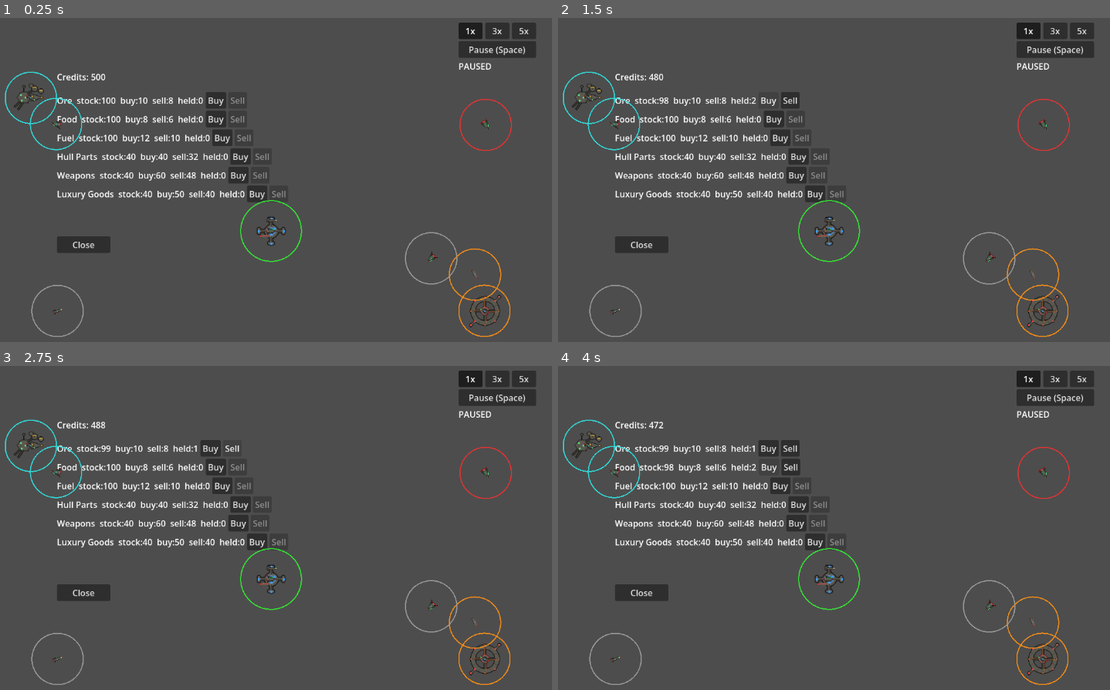
Above: before the commit, frames 1-4 (two rows, left to right).
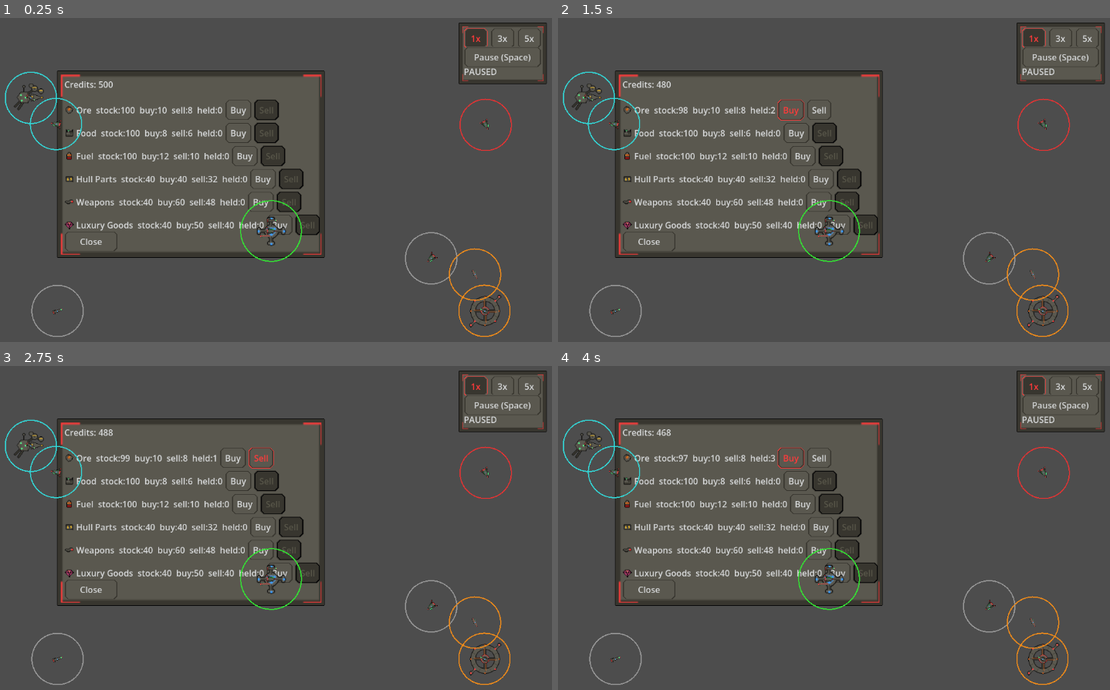
Above: after the commit, the same moments.

Repository: darthlemi/SpaceGame
Game: Godot game, scene res://scenes/campaign/campaign_scene.tscn
Same seed, same stepped clock (60 frames per second), same inputs: the game is played once before the commit and once after it.
Inputs:
- Up to frame 1 (0.25 s): no input
- Up to frame 2 (1.5 s): click "Buy" at 0.5 s; click "Buy" at 1.25 s
- Up to frame 3 (2.75 s): click "Sell" at 2 s
- Up to frame 4 (4 s): click "Buy" at 2.75 s; click "Buy" at 3.5 s

The runs differ from the first frame. In frame 1, 11% of the frame differs, in the area x 10-100%, y 1-75%; in frame 2, 11%; in frame 3, 11%; in frame 4, 11%.

Commit message:
Add pixel-art UI theme: panel chrome, buttons, and commodity icons
Trade, Loot, Speed Controls, and Game Over panels were plain default-
theme Godot controls with no background at all. Adds a shared Theme
(double-border panel frame + chamfered-bracket buttons, red accent,
built with pxl in the locked noir palette) applied project-wide, plus
a per-commodity icon shown on each Trade/Loot row.

Co-Authored-By: Claude Sonnet 5 <noreply@anthropic.com>

Diff:
--- /dev/null
+++ b/assets/ui/theme.tres
@@ -0,0 +1,57 @@
+[gd_resource type="Theme" load_steps=7 format=3]
+
+[ext_resource type="Texture2D" path="res://assets/sprites/ui/panel_frame.png" id="1"]
+[ext_resource type="Texture2D" path="res://assets/sprites/ui/button_normal.png" id="2"]
+[ext_resource type="Texture2D" path="res://assets/sprites/ui/button_hover.png" id="3"]
+[ext_resource type="Texture2D" path="res://assets/sprites/ui/button_pressed.png" id="4"]
+[ext_resource type="Texture2D" path="res://assets/sprites/ui/button_disabled.png" id="5"]
+
+[sub_resource type="StyleBoxTexture" id="StyleBoxTexture_panel"]
+texture = ExtResource("1")
+texture_margin_left = 7.0
+texture_margin_top = 7.0
+texture_margin_right = 7.0
+texture_margin_bottom = 7.0
+
+[sub_resource type="StyleBoxTexture" id="StyleBoxTexture_btn_normal"]
+texture = ExtResource("2")
+texture_margin_left = 10.0
+texture_margin_top = 8.0
+texture_margin_right = 10.0
+texture_margin_bottom = 8.0
+
+[sub_resource type="StyleBoxTexture" id="StyleBoxTexture_btn_hover"]
+texture = ExtResource("3")
+texture_margin_left = 10.0
+texture_margin_top = 8.0
+texture_margin_right = 10.0
+texture_margin_bottom = 8.0
+
+[sub_resource type="StyleBoxTexture" id="StyleBoxTexture_btn_pressed"]
+texture = ExtResource("4")
+texture_margin_left = 10.0
+texture_margin_top = 8.0
+texture_margin_right = 10.0
+texture_margin_bottom = 8.0
+
+[sub_resource type="StyleBoxTexture" id="StyleBoxTexture_btn_disabled"]
+texture = ExtResource("5")
+texture_margin_left = 10.0
+texture_margin_top = 8.0
+texture_margin_right = 10.0
+texture_margin_bottom = 8.0
+
+[resource]
+Panel/styles/panel = SubResource("StyleBoxTexture_panel")
+Button/styles/normal = SubResource("StyleBoxTexture_btn_normal")
+Button/styles/hover = SubResource("StyleBoxTexture_btn_hover")
+Button/styles/pressed = SubResource("StyleBoxTexture_btn_pressed")
+Button/styles/hover_pressed = SubResource("StyleBoxTexture_btn_pressed")
+Button/styles/disabled = SubResource("StyleBoxTexture_btn_disabled")
+Button/styles/focus = SubResource("StyleBoxTexture_btn_hover")
+Button/colors/font_color = Color(0.847059, 0.854902, 0.858824, 1)
+Button/colors/font_hover_color = Color(1, 0.231373, 0.231373, 1)
+Button/colors/font_pressed_color = Color(1, 0.231373, 0.231373, 1)
+Button/colors/font_hover_pressed_color = Color(1, 0.231373, 0.231373, 1)
+Button/colors/font_disabled_color = Color(0.345098, 0.337255, 0.286275, 1)
+Label/colors/font_color = Color(0.847059, 0.854902, 0.858824, 1)
--- a/project.godot
+++ b/project.godot
@@ -21,6 +21,10 @@
 [autoload]
 
 CampaignState="*res://scripts/campaign/campaign_state.gd"
+
+[gui]
+
+theme/custom="res://assets/ui/theme.tres"
 
 [input]
 
--- a/scenes/campaign/loot_panel.tscn
+++ b/scenes/campaign/loot_panel.tscn
@@ -10,13 +10,20 @@
 mouse_filter = 2
 script = ExtResource("1")
 
+[node name="Background" type="Panel" parent="."]
+offset_right = 500.0
+offset_bottom = 350.0
+mouse_filter = 2
+
 [node name="RowsContainer" type="VBoxContainer" parent="."]
-offset_top = 0.0
-offset_right = 500.0
-offset_bottom = 300.0
+offset_left = 14.0
+offset_top = 14.0
+offset_right = 486.0
+offset_bottom = 286.0
 
 [node name="CloseButton" type="Button" parent="."]
-offset_top = 310.0
-offset_right = 100.0
-offset_bottom = 340.0
+offset_left = 14.0
+offset_top = 300.0
+offset_right = 114.0
+offset_bottom = 330.0
 text = "Close"
--- a/scenes/campaign/trade_panel.tscn
+++ b/scenes/campaign/trade_panel.tscn
@@ -10,18 +10,26 @@
 mouse_filter = 2
 script = ExtResource("1")
 
+[node name="Background" type="Panel" parent="."]
+offset_right = 500.0
+offset_bottom = 350.0
+mouse_filter = 2
+
 [node name="CreditsLabel" type="Label" parent="."]
-offset_top = 0.0
-offset_right = 300.0
-offset_bottom = 30.0
+offset_left = 14.0
+offset_top = 14.0
+offset_right = 314.0
+offset_bottom = 44.0
 
 [node name="RowsContainer" type="VBoxContainer" parent="."]
-offset_top = 40.0
-offset_right = 500.0
-offset_bottom = 300.0
+offset_left = 14.0
+offset_top = 54.0
+offset_right = 486.0
+offset_bottom = 286.0
 
 [node name="CloseButton" type="Button" parent="."]
-offset_top = 310.0
-offset_right = 100.0
-offset_bottom = 340.0
+offset_left = 14.0
+offset_top = 300.0
+offset_right = 114.0
+offset_bottom = 330.0
 text = "Close"
--- a/scenes/ui/game_over.tscn
+++ b/scenes/ui/game_over.tscn
@@ -3,12 +3,37 @@
 [ext_resource type="Script" path="res://scripts/ui/game_over.gd" id="1"]
 
 [node name="GameOver" type="Control"]
+anchor_right = 1.0
+anchor_bottom = 1.0
 script = ExtResource("1")
 
+[node name="Dim" type="ColorRect" parent="."]
+anchor_right = 1.0
+anchor_bottom = 1.0
+color = Color(0, 0, 0, 0.6)
+mouse_filter = 2
+
+[node name="Background" type="Panel" parent="."]
+anchor_left = 0.5
+anchor_top = 0.5
+anchor_right = 0.5
+anchor_bottom = 0.5
+offset_left = -210.0
+offset_top = -80.0
+offset_right = 210.0
+offset_bottom = 80.0
+mouse_filter = 2
+
 [node name="Label" type="Label" parent="."]
-offset_left = 450.0
-offset_top = 280.0
-offset_right = 750.0
-offset_bottom = 340.0
+anchor_left = 0.5
+anchor_top = 0.5
+anchor_right = 0.5
+anchor_bottom = 0.5
+offset_left = -150.0
+offset_top = -24.0
+offset_right = 150.0
+offset_bottom = 24.0
+horizontal_alignment = 1
+vertical_alignment = 1
 theme_override_font_sizes/font_size = 48
 text = "Game Over"
--- a/scenes/ui/speed_controls.tscn
+++ b/scenes/ui/speed_controls.tscn
@@ -7,53 +7,58 @@
 [node name="SpeedControls" type="Control"]
 offset_left = 950.0
 offset_top = 10.0
-offset_right = 1150.0
-offset_bottom = 80.0
+offset_right = 1115.0
+offset_bottom = 125.0
 mouse_filter = 2
 script = ExtResource("1")
 
+[node name="Background" type="Panel" parent="."]
+offset_right = 165.0
+offset_bottom = 115.0
+mouse_filter = 2
+
 [node name="Speed1xButton" type="Button" parent="."]
-offset_left = 0.0
-offset_top = 0.0
-offset_right = 45.0
-offset_bottom = 30.0
+offset_left = 10.0
+offset_top = 10.0
+offset_right = 55.0
+offset_bottom = 40.0
 focus_mode = 0
 toggle_mode = true
 button_group = SubResource("ButtonGroup_speed")
 text = "1x"
 
 [node name="Speed3xButton" type="Button" parent="."]
-offset_left = 50.0
-offset_top = 0.0
-offset_right = 95.0
-offset_bottom = 30.0
+offset_left = 60.0
+offset_top = 10.0
+offset_right = 105.0
+offset_bottom = 40.0
 focus_mode = 0
 toggle_mode = true
 button_group = SubResource("ButtonGroup_speed")
 text = "3x"
 
 [node name="Speed5xButton" type="Button" parent="."]
-offset_left = 100.0
-offset_top = 0.0
-offset_right = 145.0
-offset_bottom = 30.0
+offset_left = 110.0
+offset_top = 10.0
+offset_right = 155.0
+offset_bottom = 40.0
 focus_mode = 0
 toggle_mode = true
 button_group = SubResource("ButtonGroup_speed")
 text = "5x"
 
 [node name="PauseButton" type="Button" parent="."]
-offset_left = 0.0
-offset_top = 35.0
-offset_right = 145.0
-offset_bottom = 65.0
+offset_left = 10.0
+offset_top = 45.0
+offset_right = 155.0
+offset_bottom = 75.0
 focus_mode = 0
 text = "Pause (Space)"
 
 [node name="PausedLabel" type="Label" parent="."]
-offset_left = 0.0
-offset_top = 70.0
-offset_right = 145.0
-offset_bottom = 95.0
+offset_left = 10.0
+offset_top = 80.0
+offset_right = 155.0
+offset_bottom = 105.0
 text = "PAUSED"
 visible = false
--- a/scripts/campaign/commodity.gd
+++ b/scripts/campaign/commodity.gd
@@ -29,3 +29,12 @@
 	Type.WEAPONS: "Weapons",
 	Type.LUXURY_GOODS: "Luxury Goods",
 }
+
+const ICON_TEXTURES := {
+	Type.ORE: "res://assets/sprites/commodities/ore.png",
+	Type.FOOD: "res://assets/sprites/commodities/food.png",
+	Type.FUEL: "res://assets/sprites/commodities/fuel.png",
+	Type.HULL_PARTS: "res://assets/sprites/commodities/hull_parts.png",
+	Type.WEAPONS: "res://assets/sprites/commodities/weapons.png",
+	Type.LUXURY_GOODS: "res://assets/sprites/commodities/luxury_goods.png",
+}
--- a/scripts/campaign/loot_panel.gd
+++ b/scripts/campaign/loot_panel.gd
@@ -40,14 +40,19 @@
 		if _defeated_fleet.cargo[commodity] <= 0.0:
 			continue
 		var row_box := HBoxContainer.new()
+		var icon := TextureRect.new()
+		icon.texture = load(Commodity.ICON_TEXTURES[commodity])
+		icon.custom_minimum_size = Vector2(18, 18)
+		icon.stretch_mode = TextureRect.STRETCH_KEEP_CENTERED
 		var label := Label.new()
 		var take_button := Button.new()
 		take_button.text = "Take"
 		take_button.pressed.connect(_on_take_pressed.bind(commodity))
+		row_box.add_child(icon)
 		row_box.add_child(label)
 		row_box.add_child(take_button)
 		rows_container.add_child(row_box)
-		_rows[commodity] = {"label": label, "take_button": take_button}
+		_rows[commodity] = {"icon": icon, "label": label, "take_button": take_button}
 	refresh()
 
 func _on_take_pressed(commodity: int) -> void:
--- a/scripts/campaign/trade_panel.gd
+++ b/scripts/campaign/trade_panel.gd
@@ -44,6 +44,10 @@
 		return
 	for commodity in Commodity.Type.values():
 		var row_box := HBoxContainer.new()
+		var icon := TextureRect.new()
+		icon.texture = load(Commodity.ICON_TEXTURES[commodity])
+		icon.custom_minimum_size = Vector2(18, 18)
+		icon.stretch_mode = TextureRect.STRETCH_KEEP_CENTERED
 		var label := Label.new()
 		var buy_button := Button.new()
 		buy_button.text = "Buy"
@@ -51,11 +55,12 @@
 		var sell_button := Button.new()
 		sell_button.text = "Sell"
 		sell_button.pressed.connect(_on_sell_pressed.bind(commodity))
+		row_box.add_child(icon)
 		row_box.add_child(label)
 		row_box.add_child(buy_button)
 		row_box.add_child(sell_button)
 		rows_container.add_child(row_box)
-		_rows[commodity] = {"label": label, "buy_button": buy_button, "sell_button": sell_button}
+		_rows[commodity] = {"icon": icon, "label": label, "buy_button": buy_button, "sell_button": sell_button}
 
 func _on_buy_pressed(commodity: int) -> void:
 	CampaignState.buy(_docked_base_economy, commodity, _player_fleet)
--- a/tests/test_loot_panel.gd
+++ b/tests/test_loot_panel.gd
@@ -27,6 +27,10 @@
 	if panel._rows.has(Commodity.Type.FOOD):
 		failures.append("LootPanel: expected no row for Food (zero cargo)")
 
+	var ore_icon: TextureRect = panel._rows[Commodity.Type.ORE]["icon"]
+	if ore_icon == null or ore_icon.texture == null:
+		failures.append("LootPanel: expected a non-null icon texture for the Ore row")
+
 	var take_button: Button = panel._rows[Commodity.Type.ORE]["take_button"]
 	take_button.pressed.emit()
 	if defeated_fleet.cargo.get(Commodity.Type.ORE, 0.0) != 2.0:
--- a/tests/test_trade_panel.gd
+++ b/tests/test_trade_panel.gd
@@ -27,6 +27,11 @@
 	panel.open_for(economy, fleet)
 	if not panel.visible:
 		failures.append("TradePanel: expected visible after open_for")
+
+	for commodity in Commodity.Type.values():
+		var icon: TextureRect = panel._rows[commodity]["icon"]
+		if icon == null or icon.texture == null:
+			failures.append("TradePanel: expected a non-null icon texture for commodity %s" % commodity)
 
 	var buy_button: Button = panel._rows[Commodity.Type.ORE]["buy_button"]
 	var ore_buy_price: float = economy.price_for(Commodity.Type.ORE)
Binary file added: assets/sprites/commodities/food.png
Not shown, added: assets/sprites/commodities/food.png.import
Binary file added: assets/sprites/commodities/fuel.png
Not shown, added: assets/sprites/commodities/fuel.png.import
Binary file added: assets/sprites/commodities/hull_parts.png
Not shown, added: assets/sprites/commodities/hull_parts.png.import
Binary file added: assets/sprites/commodities/luxury_goods.png
Not shown, added: assets/sprites/commodities/luxury_goods.png.import
Binary file added: assets/sprites/commodities/ore.png
Not shown, added: assets/sprites/commodities/ore.png.import
Binary file added: assets/sprites/commodities/weapons.png
Not shown, added: assets/sprites/commodities/weapons.png.import
(and 10 more such lines)
